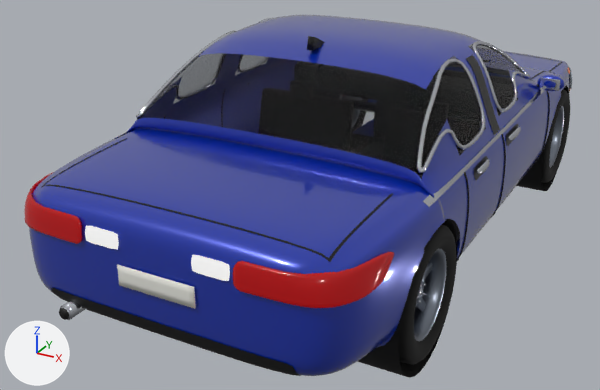
The glTF model ragdoll-crash-physics/blender/out/Sedan.glb, before and after one commit.
Camera for both pictures: a camera (50 mm lens) standing at (7.5, -16.73, 8.64) and looking at (-0.97, -1.33, 0.94). Lighting does not change. The marker at lower left points along +X, +Y and +Z. The picture after the commit comes second. Vertices at exactly the same position are counted once.

In view in the first picture: 'Sedan_Body', 'Sedan_Lights', 'Sedan_Trim', 'Sedan_Wheel2', 'Sedan_Wheel4' and 1 more.
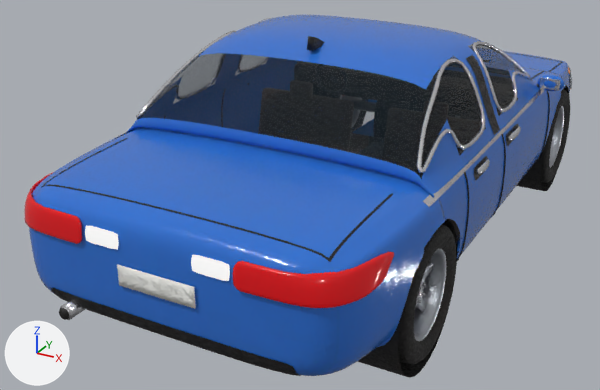
Changed parts and their boxes (x1, y1, x2, y2) in the pictures (600 x 390 px; the box of a moved part takes in the faces that stretch with it):
'Sedan_Body', recoloured, surface changed: (29, 15, 570, 376) in both
part 3 of me_sedan_lights, edited (looks the same): (85, 67, 572, 281) in both
part 4 of me_sedan_lights, recoloured: (24, 67, 570, 308) in both
part 5 of me_sedan_trim, moved or reshaped: before (459, 168, 468, 180); after (459, 167, 466, 176)
part 6 of me_sedan_trim, recoloured: (63, 18, 571, 314) in both
part 7 of me_sedan_trim, edited (looks the same): (294, 61, 518, 241) in both
part 8 of me_sedan_trim, recoloured: (315, 64, 384, 160) in both
part 9 of me_sedan_trim, recoloured: (258, 80, 486, 174) in both
part 10 of me_sedan_trim, recoloured: (42, 36, 563, 376) in both
part 11 of me_sedan_trim, edited (looks the same): (117, 264, 196, 309) in both
part 12 of me_sedan_trim, recoloured: (475, 125, 519, 180) in both
part 13 of me_sedan_trim, edited (looks the same): (357, 69, 570, 378) in both
part 14 of me_sedan_trim, recoloured: (343, 98, 460, 118) in both
part 15 of me_sedan_wheel2, recoloured (lighter): (549, 106, 564, 167) in both
part 17 of me_sedan_wheel4, edited (looks the same): (398, 225, 456, 365) in both
part 18 of me_sedan_wheel4, recoloured (lighter): (414, 249, 447, 341) in both
part 19 of me_sedan_wheel4, recoloured: (417, 283, 426, 303) in both

What changed in the scene script:
```text
Add mat_sedan_wheel4_pbr:
    mat_sedan_wheel4_pbr = bpy.data.materials.new('Sedan_Wheel4_PBR')
    # uses the picture img_sedan_wheel4_color
    # uses the picture img_sedan_wheel4_metalness_sedan_wheel4_roughness
    # uses the picture img_sedan_wheel4_normal
Add mat_sedan_wheel2_pbr:
    mat_sedan_wheel2_pbr = bpy.data.materials.new('Sedan_Wheel2_PBR')
    # uses the picture img_sedan_wheel2_color
    # uses the picture img_sedan_wheel2_metalness_sedan_wheel2_roughness
    # uses the picture img_sedan_wheel2_normal
Add mat_sedan_trim_pbr:
    mat_sedan_trim_pbr = bpy.data.materials.new('Sedan_Trim_PBR')
    # uses the picture img_sedan_trim_color
    # uses the picture img_sedan_trim_metalness_sedan_trim_roughness
    # uses the picture img_sedan_trim_normal
Add mat_sedan_body_pbr:
    mat_sedan_body_pbr = bpy.data.materials.new('Sedan_Body_PBR')
    # uses the picture img_sedan_body_color
    # uses the picture img_sedan_body_normal
    # uses the picture img_sedan_body_roughness
Change me_sedan_body:
    where me_sedan_body.from_pydata(...)  # 4852 vertices, 9312 faces; spans x -3.8..3.8, y -7.8..7.8, z 0.7..4.9
    remove me_sedan_body.materials.append(mat_paint)
    me_sedan_body part 1: texture (UV) coordinates changed
    me_sedan_body part 2: vertex colours changed
    add me_sedan_body.materials.append(mat_sedan_body_pbr)
Change me_sedan_lights:
    where me_sedan_lights.from_pydata(...)  # 2178 vertices, 4200 faces; spans x -3.4..3.4, y -7.8..7.8, z 1.1..2.9
    me_sedan_lights part 3: 2048 faces centred in x -3.3..3.3, y -7.8..7.8, z 1.1..2.8 are repainted in the vertex colours; the middle colour goes from light grey #d5dbe2 to white #ffffff
    me_sedan_lights part 4: 2152 faces centred in x -3.4..3.4, y -7.8..7.7, z 1.6..2.9 are repainted in the vertex colours; the middle colour goes from red #b80f16 to white #ffffff
Change me_sedan_trim:
    where me_sedan_trim.from_pydata(...)  # 8199 vertices, 14720 faces; spans x -3.8..3.7, y -8.0..7.8, z -0.2..5.0
    remove me_sedan_trim.materials.append(mat_pillarblack)
    me_sedan_trim part 5: 4 vertices moved within x 3.3..3.4, y -3.1..-2.6, z 2.8..3.0
    me_sedan_trim part 6: 6738 faces spanning x -3.8..3.7, y -7.9..7.8, z 0.9..4.6 switch from mat_chrome to mat_sedan_trim_pbr
    me_sedan_trim part 7: 324 faces spanning x -3.0..3.0, y -5.0..2.8, z 0.9..3.0 switch from mat_interior to mat_sedan_trim_pbr
    me_sedan_trim part 8: 640 faces spanning x -2.8..2.8, y -2.7..3.2, z 1.0..3.4 switch from mat_plastic to mat_sedan_trim_pbr
    me_sedan_trim part 9: 1080 faces spanning x -2.9..2.9, y -4.5..1.4, z 1.4..3.2 switch from mat_seat to mat_sedan_trim_pbr
    me_sedan_trim part 10: 2568 faces spanning x -3.5..3.5, y -8.0..7.8, z 0.9..5.0 switch from mat_darktrim to mat_sedan_trim_pbr
    me_sedan_trim part 11: 408 faces spanning x -0.8..0.8, y -7.8..7.8, z 1.5..2.3 switch from mat_plate to mat_sedan_trim_pbr
    me_sedan_trim part 12: 758 faces spanning x -3.5..3.5, y -2.7..0.4, z 2.7..2.9 switch from mat_pocket to mat_sedan_trim_pbr
    me_sedan_trim part 13: 384 faces spanning x -1.2..3.4, y -6.1..6.1, z -0.2..2.6 switch from mat_matte to mat_sedan_trim_pbr
    me_sedan_trim part 14: 72 faces spanning x -2.8..2.8, y -4.8..4.8, z 1.1..1.4 switch from mat_steel to mat_sedan_trim_pbr
Change me_sedan_wheel2:
    where me_sedan_wheel2.from_pydata(...)  # 2539 vertices, 4916 faces; spans x -0.53..0.53, y -1.25..1.25, z -1.25..1.25
    remove me_sedan_wheel2.materials.append(mat_rubber)
    remove me_sedan_wheel2.materials.append(mat_chrome)
    remove me_sedan_wheel2.materials.append(mat_steel)
    remove me_sedan_wheel2.materials.append(mat_caliper)
    me_sedan_wheel2 part 15: all 1300 faces that had it switch from mat_alloy to mat_sedan_wheel2_pbr
    me_sedan_wheel2 part 16: vertex colours changed
Change me_sedan_wheel4:
    where me_sedan_wheel4.from_pydata(...)  # 2539 vertices, 4916 faces; spans x -0.53..0.53, y -1.25..1.25, z -1.25..1.25
    remove me_sedan_wheel4.materials.append(mat_steel)
    remove me_sedan_wheel4.materials.append(mat_caliper)
    me_sedan_wheel4 part 17: all 3024 faces that had it switch from mat_rubber to mat_sedan_wheel4_pbr
    me_sedan_wheel4 part 18: all 1300 faces that had it switch from mat_alloy to mat_sedan_wheel4_pbr
    me_sedan_wheel4 part 19: all 164 faces that had it switch from mat_chrome to mat_sedan_wheel4_pbr
    me_sedan_wheel4 part 20: vertex colours changed
```
